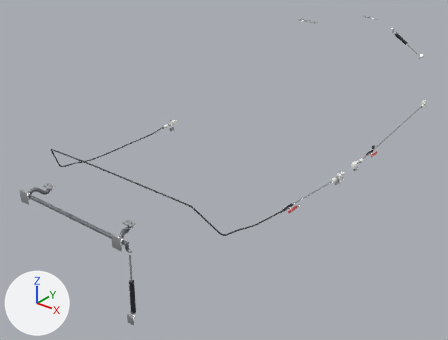
One commit to the glTF model models/da40/da40-doors.glb: the scene before it, then after it.
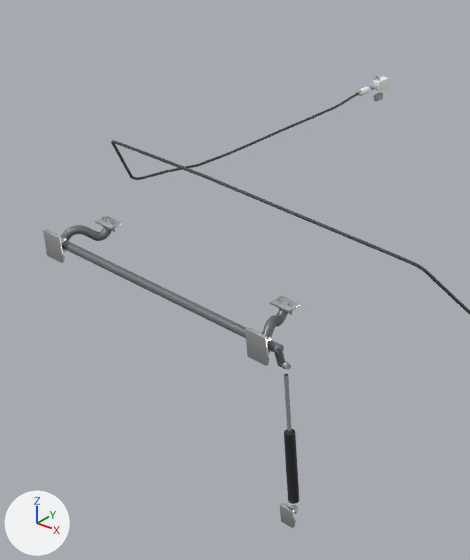
Each version is shown whole from a 50 mm camera at (1.913, -2.519, 2.661) aimed at (-0.035, -0.084, 1.151), then close up on the part from 0% to 48% of the width and 25% to 100% of the height. The lights are fixed; the arrows at lower left show +X, +Y and +Z. The last two pictures show the newer version. Where no turn or scale is listed for an object, it has been applied to the vertices. Vertices at exactly the same position are counted once.

The first close-up shows 'Canopy gas spring strut', 'Canopy hinge frame', 'Canopy hinges (firewall)', 'Canopy teleflex cable to RH locking bolt' and 3 more.
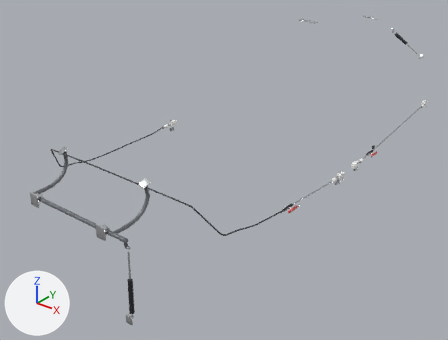
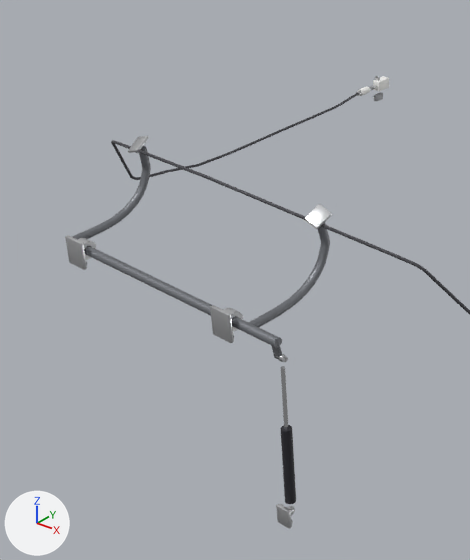
Changed parts and their boxes (x1, y1, x2, y2) in the close-ups (470 x 560 px; the box of a moved part takes in the faces that stretch with it):
'Canopy hinge frame', reshaped, moved, rescaled (9% wider, 48% taller)
    before: (61, 216, 300, 367)
    after: (72, 136, 332, 360)
'Canopy hinges (firewall)', reshaped, moved, rescaled (22% narrower, 21% shorter)
    before: (43, 229, 271, 366)
    after: (65, 235, 243, 343)
'Canopy gas spring strut', moved, rescaled
    before: (279, 361, 299, 528)
    after: (276, 354, 296, 529)
part 1 of me_canopy_hinge_frame, moved or reshaped
    before: (275, 346, 285, 367)
    after: (271, 339, 282, 360)
part 2 of me_canopy_hinge_frame, moved or reshaped
    before: (270, 296, 300, 313)
    after: (304, 204, 332, 229)
part 3 of me_canopy_hinge_frame, moved or reshaped
    before: (95, 216, 122, 230)
    after: (128, 136, 149, 153)
part 4 of me_canopy_hinge_frame, added
    after: (248, 222, 330, 327)
part 5 of me_canopy_hinge_frame, added
    after: (72, 146, 151, 240)
part 6 of me_canopy_hinge_frame, added
    after: (84, 246, 282, 348)
part 7 of me_canopy_hinge_frame, deleted
    before: (61, 217, 293, 355)
part 8 of me_canopy_hinges__firewall, moved or reshaped
    before: (245, 327, 269, 366)
    after: (210, 305, 234, 343)
part 9 of me_canopy_hinges__firewall, moved or reshaped
    before: (43, 229, 64, 263)
    after: (65, 235, 87, 270)
part 10 of me_canopy_hinges__firewall, added
    after: (223, 307, 243, 332)
part 11 of me_canopy_hinges__firewall, added
    after: (78, 238, 96, 260)

Edits to the bpy script that builds the scene:
```text
Change me_canopy_hinge_frame:
    used by ob_canopy_hinge_frame; parent = ob_da40_root_001; location = (0.0177, -1.106, 0.404); scale = (0.326, 0.326, 0.326)
    remove me_canopy_hinge_frame.from_pydata(...)  # 856 vertices, 1656 faces; spans x -1.0..1.0, y -0.17..0.17, z -0.11..0.11
    add me_canopy_hinge_frame.from_pydata(...)  # 1148 vertices, 2228 faces; spans x -1.0..1.0, y -0.35..0.35, z -0.33..0.33
    me_canopy_hinge_frame part 1: the loose piece of 56 vertices spanning x 0.94..1.0, y -0.16..-0.12, z -0.11..0.04 is moved by (0.0, -0.18, -0.22)
    me_canopy_hinge_frame part 2: the loose piece of 56 vertices spanning x 0.67..0.82, y 0.08..0.17, z 0.08..0.09 is multiplied about its middle by the matrix ((0.658, 0.229, 0.328), (0.0, 1.2, -0.606), (-0.223, 0.674, 0.964)), then moved by (0.0, 0.16, 0.19)
    me_canopy_hinge_frame part 3: the loose piece of 56 vertices spanning x -0.93..-0.77, y 0.08..0.17, z 0.08..0.09 is multiplied about its middle by the matrix ((0.658, -0.228, -0.328), (0.0, 1.2, -0.605), (0.223, 0.674, 0.965)), then moved by (-0.09, 0.16, 0.19)
    me_canopy_hinge_frame part 4: a new loose piece of 360 vertices spanning x 0.7..0.77, y -0.32..0.35, z -0.23..0.25, in mat_da40_canopy_hinge_frame__steel_tube__painted (grey #7c7e84)
    me_canopy_hinge_frame part 5: a new loose piece of 360 vertices spanning x -0.97..-0.9, y -0.32..0.35, z -0.23..0.25, in mat_da40_canopy_hinge_frame__steel_tube__painted (grey #7c7e84)
    me_canopy_hinge_frame part 6: a new loose piece of 52 vertices spanning x -0.94..1.0, y -0.35..-0.29, z -0.23..-0.17, in mat_da40_canopy_hinge_frame__steel_tube__painted (grey #7c7e84)
    me_canopy_hinge_frame part 7: 7 loose pieces with 624 vertices, spanning x -1.0..0.99, y -0.17..0.15, z -0.01..0.11, are deleted
    other edits to the shape of me_canopy_hinge_frame do not show in these pictures
Change me_canopy_hinges__firewall:
    used by ob_canopy_hinges__firewall; parent = ob_da40_root_001; location = (0.0, -1.163, 0.41); scale = (0.325, 0.325, 0.325)
    remove me_canopy_hinges__firewall.from_pydata(...)  # 472 vertices, 880 faces; spans x -1.0..1.0, y -0.04..0.04, z -0.09..0.09
    add me_canopy_hinges__firewall.from_pydata(...)  # 512 vertices, 976 faces; spans x -1.0..1.0, y -0.09..0.09, z -0.13..0.13
    me_canopy_hinges__firewall part 8: the loose piece of 56 vertices spanning x 0.85..1.0, y -0.04..-0.02, z -0.09..0.09 is scaled about its middle by 1.35, then moved by (-0.03, -0.05, 0.0)
    me_canopy_hinges__firewall part 9: the loose piece of 56 vertices spanning x -1.0..-0.85, y -0.04..-0.02, z -0.09..0.09 is scaled about its middle by 1.35, then moved by (0.03, -0.05, 0.0)
    me_canopy_hinges__firewall part 10: a new loose piece of 96 vertices spanning x 0.85..0.95, y -0.07..0.09, z -0.08..0.08, in mat_da40_aluminium (white #e7e8eb)
    me_canopy_hinges__firewall part 11: a new loose piece of 96 vertices spanning x -0.95..-0.85, y -0.07..0.09, z -0.08..0.08, in mat_da40_aluminium (white #e7e8eb)
    other edits to the shape of me_canopy_hinges__firewall do not show in these pictures
Change ob_canopy_gas_spring_strut:
    ob_canopy_gas_spring_strut.location: (0.344, -1.158, 0.209) -> (0.341, -1.163, 0.217)
    ob_canopy_gas_spring_strut.scale: (0.173, 0.173, 0.173) -> (0.181, 0.181, 0.181)
Change ob_canopy_hinge_frame:
    ob_canopy_hinge_frame.location: (0.0177, -1.106, 0.404) -> (0.0302, -1.056, 0.487)
    ob_canopy_hinge_frame.scale: (0.326, 0.326, 0.326) -> (0.31, 0.31, 0.31)
Change ob_canopy_hinges__firewall:
    ob_canopy_hinges__firewall.location: (0.0, -1.163, 0.41) -> (0.0, -1.159, 0.426)
    ob_canopy_hinges__firewall.scale: (0.325, 0.325, 0.325) -> (0.24, 0.24, 0.24)
```
